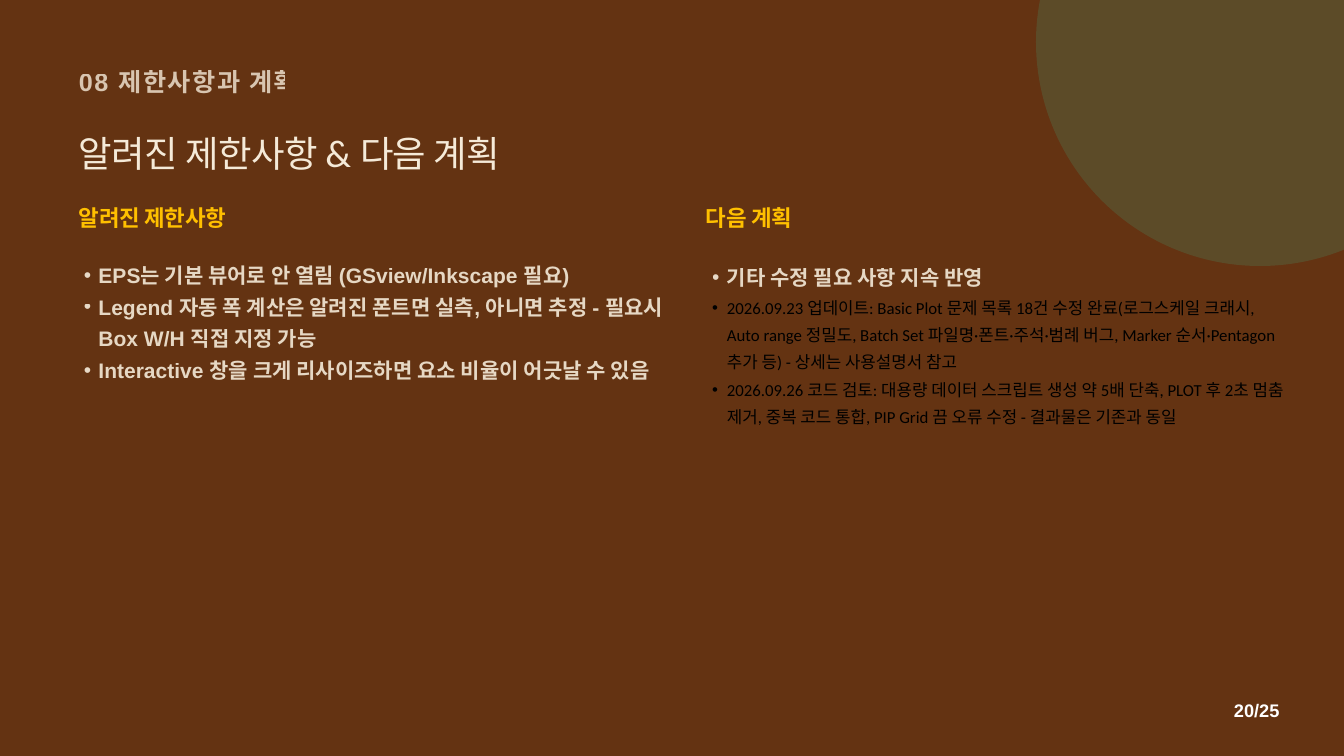
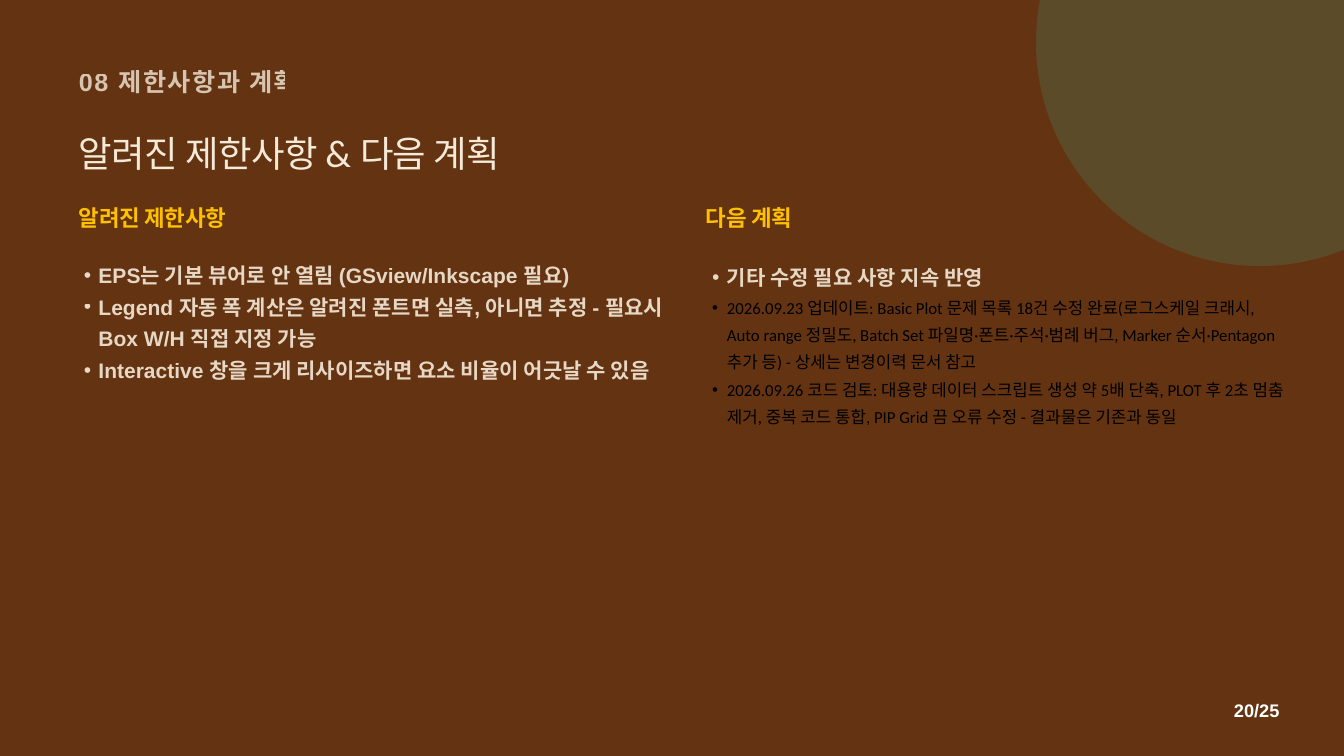
Before and after one commit to CWKIM113/CathPlot_Pub, a slide deck: slide 20 of CathPlot_발표.pptx. Drawn at 1344x756 pixels with LibreOffice and Linux fonts; fonts in the diff are those of the drawing. Boxes give left, top, right and bottom in pixels: in the first picture for what was removed or moved away, otherwise in the second. Text is boxed around its words. In the diff, an @@ line names an element or a change of style, - is before the commit and + after.

```diff
--- a/CathPlot_발표.pptx
+++ b/CathPlot_발표.pptx
@@ text at [727, 300, 1275, 370]: text changed @@
-• 2026.09.23 업데이트: Basic Plot 문제 목록 18건 수정 완료(로그스케일 크래시, Auto range 정밀도, Batch Set 파일명·폰트·주석·범례 버그, Marker 순서·Pentagon 추가 등) - 상세는 사용설명서 참고
+• 2026.09.23 업데이트: Basic Plot 문제 목록 18건 수정 완료(로그스케일 크래시, Auto range 정밀도, Batch Set 파일명·폰트·주석·범례 버그, Marker 순서·Pentagon 추가 등) - 상세는 변경이력 문서 참고
```
Also in this commit, not shown: 2 other files.
